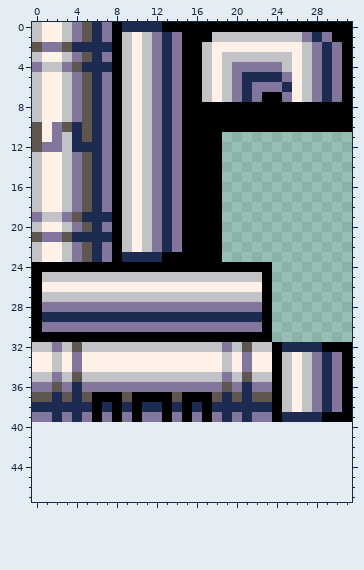
Pixel-art file: Assets/Background/Pipes.aseprite. The first picture shows the starting point.
32x40 pixels, 1 frame. The old version is drawn lined up with the new one, on the new canvas.
The same view after the edit:
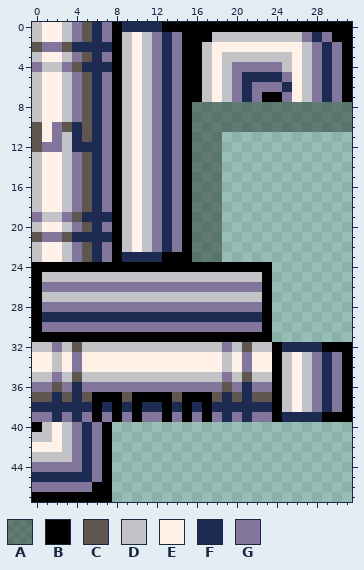
Palette (. is transparent): A #0000005a  B #000000  C #5f574f  D #c2c3c7  E #fff1e8  F #1d2b53  G #83769c
What changed:
canvas 32x40 -> 32x48
@@ x 0..31 @@
  7 DEEDGCFGBDEDGFGBBDEDGFGBBGEDGFGB
- 8 DEEDGCFGBDEDGFGBBBBBBBBBBBBBBBBB
- 9 DEEDGCFGBDEDGFGBBBBBBBBBBBBBBBBB
-10 CEGCFCFGBDEDGFGBBBBBBBBBBBBBBBBB
-11 CEGDFCFGBDEDGFGBBBB.............
-12 CGGDFFFGBDEDGFGBBBB.............
-13 DEEDGCFGBDEDGFGBBBB.............
-14 DEEDGCFGBDEDGFGBBBB.............
-15 DEEDGCFGBDEDGFGBBBB.............
-16 DEEDGCFGBDEDGFGBBBB.............
-17 DEEDGCFGBDEDGFGBBBB.............
-18 DEEDGCFGBDEDGFGBBBB.............
-19 GDDGCFFFBDEDGFGBBBB.............
-20 DEEDGCFGBDEDGFGBBBB.............
-21 CGGCFFFFBDEDGFGBBBB.............
-22 DEEDGCFGBDEDGFGBBBB.............
-23 DEEDGCFGBFFFFBBBBBB.............
+ 8 DEEDGCFGBDEDGFGBAAAAAAAAAAAAAAAA
+ 9 DEEDGCFGBDEDGFGBAAAAAAAAAAAAAAAA
+10 CEGCFCFGBDEDGFGBAAAAAAAAAAAAAAAA
+11 CEGDFCFGBDEDGFGBAAA.............
+12 CGGDFFFGBDEDGFGBAAA.............
+13 DEEDGCFGBDEDGFGBAAA.............
+14 DEEDGCFGBDEDGFGBAAA.............
+15 DEEDGCFGBDEDGFGBAAA.............
+16 DEEDGCFGBDEDGFGBAAA.............
+17 DEEDGCFGBDEDGFGBAAA.............
+18 DEEDGCFGBDEDGFGBAAA.............
+19 GDDGCFFFBDEDGFGBAAA.............
+20 DEEDGCFGBDEDGFGBAAA.............
+21 CGGCFFFFBDEDGFGBAAA.............
+22 DEEDGCFGBDEDGFGBAAA.............
+23 DEEDGCFGBFFFFBBBAAA.............
 24 BBBBBBBBBBBBBBBBBBBBBBBB........
 25 BDDDDDDDDDDDDDDDDDDDDDDB........
-26 BEEEEEEEEEEEEEEEEEEEEEEB........
+26 BGGGGGGGGGGGGGGGGGGGGGGB........
 27 BDDDDDDDDDDDDDDDDDDDDDDB........
@@ x 0..9 @@
 39 GGFGFGBGBG
-40 ..........
-41 ..........
-42 ..........
-43 ..........
-44 ..........
-45 ..........
-46 ..........
-47 ..........
+40 BDEDGFGB..
+41 DDEDGFGB..
+42 EEEDGFGB..
+43 DDDDGFGB..
+44 GGGGGFGB..
+45 FFFFFFGB..
+46 GGGGGGBB..
+47 BBBBBBBB..
Changed places in both pictures, as pixel boxes (x1, y1, x2, y2):
changed: (42, 102, 352, 292)
added: (32, 422, 112, 502)
